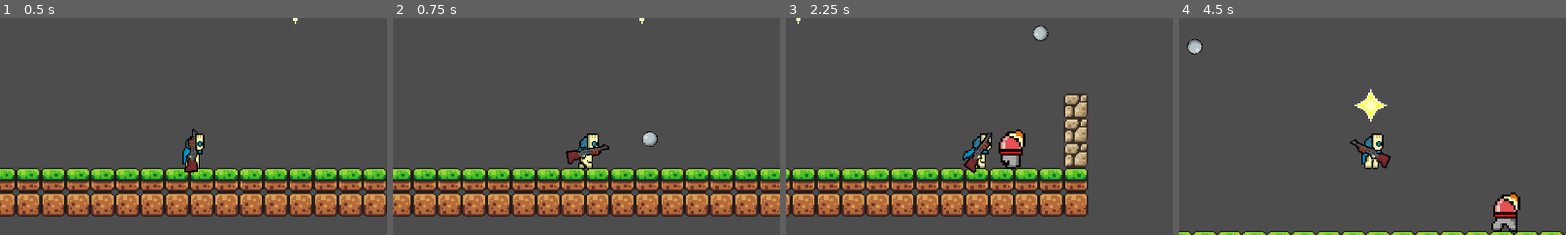
Above: before the commit, frames 1-4 (left to right).
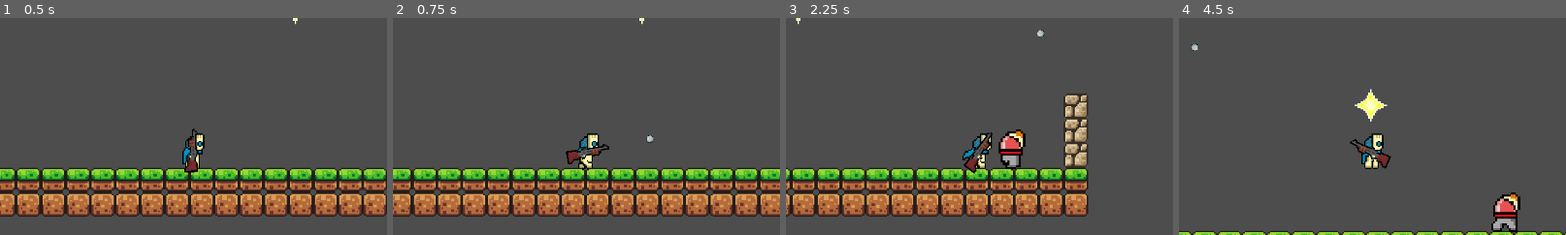
Above: after the commit, the same moments.

Repository: highbanana1/PAS
Game: Godot game, scene res://scene/main.tscn
Two runs of this game, one before a commit and one after it. Both use one fixed random seed, a clock stepped at 60 frames per second and the inputs below.
Inputs (mouse positions are % of the whole screen's width and height, from its top left):
- Up to frame 1 (0.5 s): no input
- Up to frame 2 (0.75 s): tap Enter at 0.5 s; move the mouse to (72, 45) at 0.52 s; hold D (right) from 0.53 s (still down); hold Right mouse button (block) from 0.53 s (still down); click (72, 45) at 0.67 s
- Up to frame 3 (2.25 s): tap Space (jump) at 0.77, 1.07 s; tap Shift (dash) at 0.8 s; release D (right) at 1.25 s; release Right mouse button (block) at 1.25 s; drag from (30, 55) to (56, 50) at 1.27 s; move the mouse to (60, 28) at 2.02 s; hold D (right) from 2.03 s (still down); hold T (item_auto_pickup_toggle) from 2.03 s (still down); click (60, 28) at 2.1 s
- Up to frame 4 (4.5 s): release D (right) at 2.75 s; release T (item_auto_pickup_toggle) at 2.75 s; drag from (45, 70) to (27, 16) at 2.77 s; move the mouse to (80, 65) at 3.52 s; hold A (left) 3.53-4.25 s; hold F (item_pickup) 3.53-4.25 s; tap Space (jump) at 3.77, 4.07 s; tap 3 (item_select_1) at 3.8 s; drag from (20, 35) to (35, 25) at 4.27 s
The pictures show only the part of the screen within x 25-75%, y 20-70%; the shares and areas given below are measured in that part.

Frame 1 is identical in both runs. In frame 2, 0.2% of the frame differs, in the area x 64-69%, y 52-60%; in frame 3, 0.2%; in frame 4, 0.2%, in the area x 2-7%, y 9-17%.

Commit message:
feat: halve pellet visuals and add gentle adjustable gravity

Diff:
--- a/scene/bullet.tscn
+++ b/scene/bullet.tscn
@@ -12,7 +12,7 @@
 
 [node name="Sprite2D" type="Sprite2D" parent="." unique_id=828095650]
 position = Vector2(-4.2351647e-22, -1.1920929e-07)
-scale = Vector2(0.008555556, 0.008555556)
+scale = Vector2(0.004277778, 0.004277778)
 region_enabled = true
 region_rect = Rect2(384, 512, 1152, 1152)
 texture = ExtResource("1_qwydi")
--- a/scene/script/bullet.gd
+++ b/scene/script/bullet.gd
@@ -5,6 +5,9 @@
 const SPEED= 700
 var shooter: Node2D = null
 @export var damage: int = 1
+## Gentle world-down acceleration; zero restores straight flight.
+@export_range(0.0, 200.0, 1.0, "or_greater", "suffix:px/s²") var gravity_strength: float = 35.0
+var _fall_speed: float = 0.0
 
 # Called when the node enters the scene tree for the first time.
 func _ready() -> void:
@@ -13,7 +16,9 @@
 
 # Called every frame. 'delta' is the elapsed time since the previous frame.
 func _process(delta: float) -> void:
-	position += transform.x * SPEED * delta
+	if not is_finite(delta) or delta <= 0.0: return
+	position += transform.x * SPEED * delta + Vector2.DOWN * (_fall_speed * delta + 0.5 * gravity_strength * delta * delta)
+	_fall_speed += gravity_strength * delta
 
 
 
--- /dev/null
+++ b/tests/test_bullet_gravity.gd
@@ -0,0 +1,25 @@
+extends SceneTree
+var failures: Array[String] = []
+func _initialize() -> void: run.call_deferred()
+func check(ok: bool, label: String) -> void:
+	print(("PASS: " if ok else "FAIL: ") + label)
+	if not ok: failures.append(label)
+func run() -> void:
+	var scene = load("res://scene/bullet.tscn")
+	var a = scene.instantiate(); var b = scene.instantiate(); var left = scene.instantiate(); var up = scene.instantiate()
+	check(a.get("gravity_strength") != null, "Projectile exposes gentle gravity in Inspector")
+	if a.get("gravity_strength") == null:
+		a.free(); b.free(); left.free(); up.free(); quit(1); return
+	check(a.get_node("Sprite2D").scale.is_equal_approx(Vector2.ONE * 0.004277778), "Pellet diameter is half the previous size")
+	a._process(0.5)
+	check(a.position.is_equal_approx(Vector2(350,4.375)), "Half-second flight keeps speed and drops only 4.375 pixels")
+	a._process(0.5); b._process(1)
+	check(a.position.is_equal_approx(Vector2(700,17.5)) and a.position.is_equal_approx(b.position), "Gravity is independent of time-step size")
+	left.rotation = PI; left._process(1)
+	check(left.position.distance_to(Vector2(-700,17.5)) < 0.001, "Leftward shots still fall downward")
+	up.rotation = -PI/2; up._process(1)
+	check(up.position.distance_to(Vector2(0,-682.5)) < 0.001, "Upward shots are gently slowed by world-down gravity")
+	var straight = scene.instantiate(); straight.gravity_strength = 0; straight._process(1)
+	check(straight.position == Vector2(700,0), "Zero Inspector gravity restores a straight shot")
+	a.free(); b.free(); left.free(); up.free(); straight.free()
+	print("RESULT: ",failures.size()," failures"); quit(0 if failures.is_empty() else 1)
Not shown, added: tests/test_bullet_gravity.gd.uid
Not shown, changed: docs/gameplay-components.md
